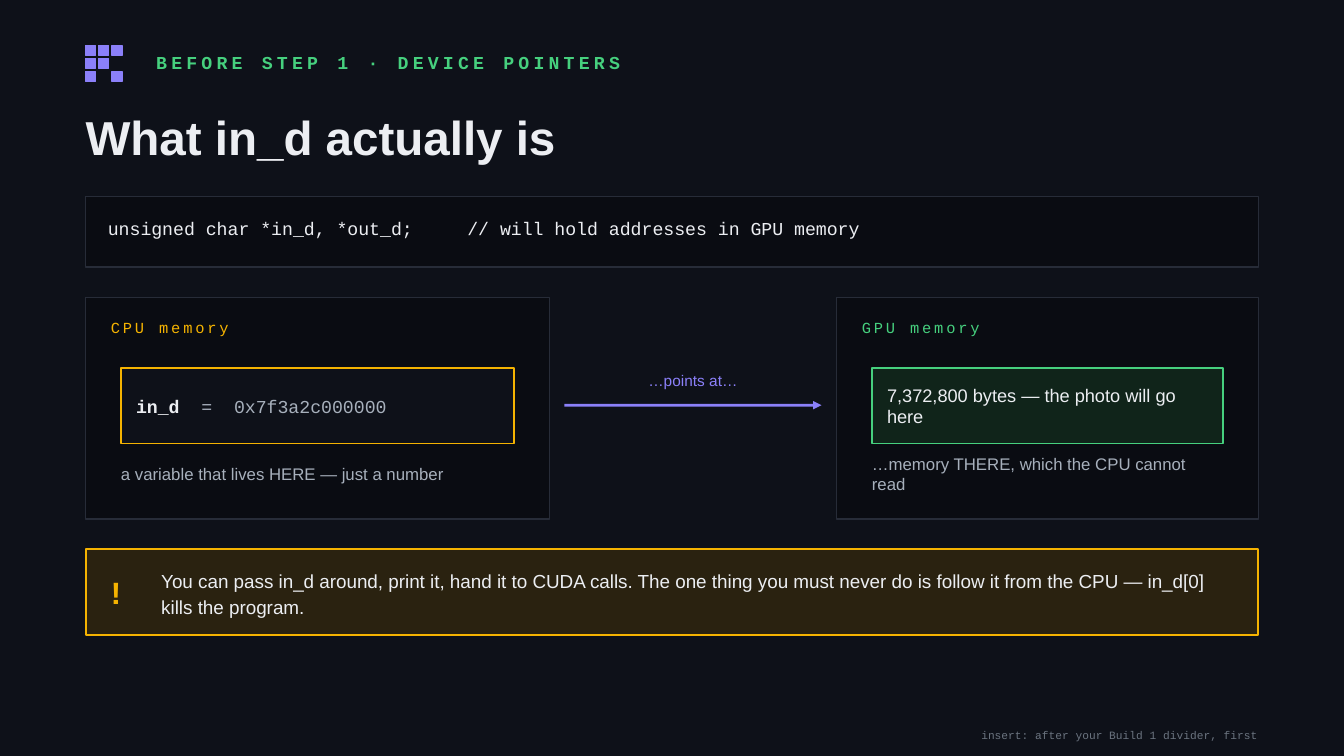
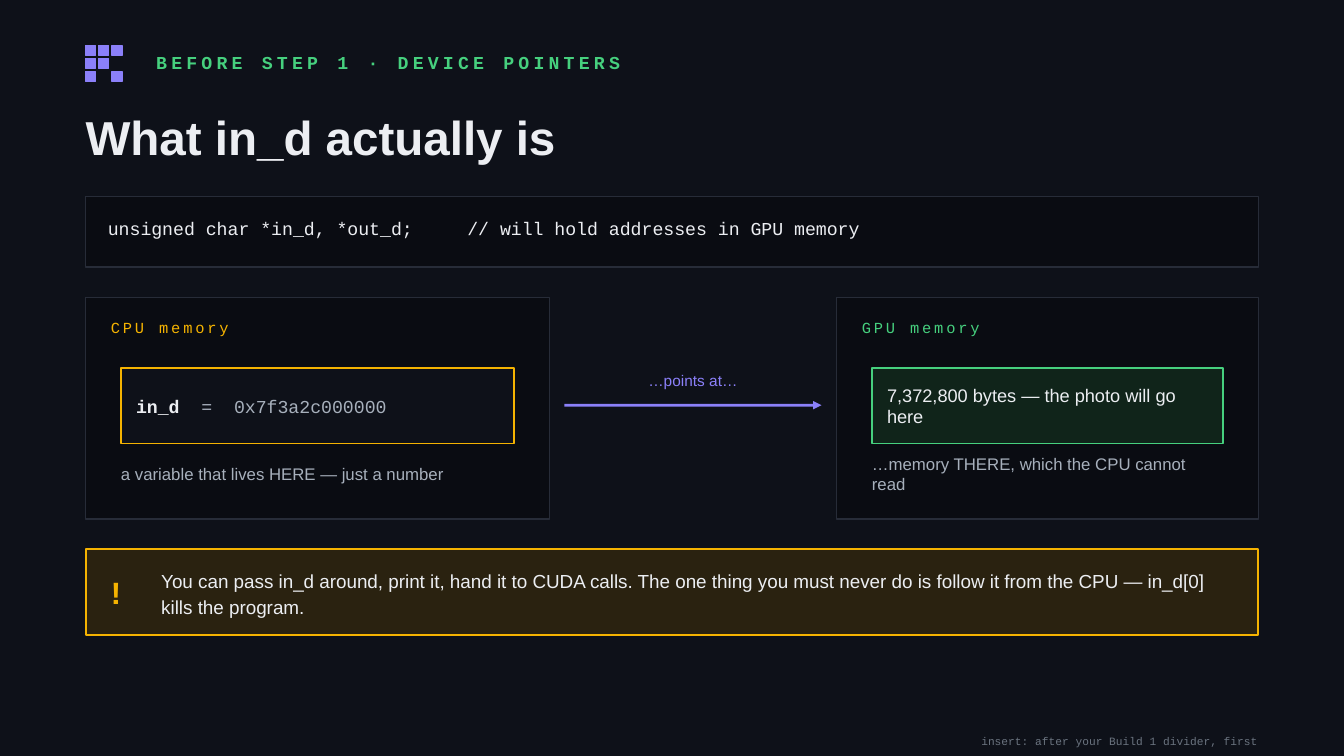
Before and after one commit to daryl-888/Workshop2, a slide deck: slide 1 of slides/step-slides.pptx. Drawn at 1344x756 pixels with LibreOffice and Linux fonts; fonts in the diff are those of the drawing. Boxes give left, top, right and bottom in pixels: in the first picture for what was removed or moved away, otherwise in the second. Text is boxed around its words. In the diff, an @@ line names an element or a change of style, - is before the commit and + after.

```diff
--- a/slides/step-slides.pptx
+++ b/slides/step-slides.pptx
@@ text "insert: after your Build 1 ...": place and size @@
-text "insert: after your Build 1 ..." at (981,732,1258,741)
+text "insert: after your Build 1 ..." at (981,737,1258,747)
```
Also in this commit, not shown: 7 other slides changed, 8 other files.
